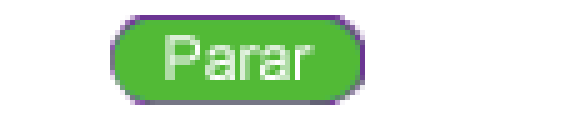
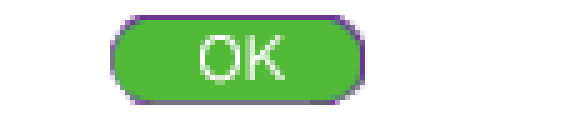
Two versions of the same layered image (565x140). Layer-by-layer changes:
renamed "Parar" to "OK", painted on it over [left=165, top=35, right=315, bottom=85]
